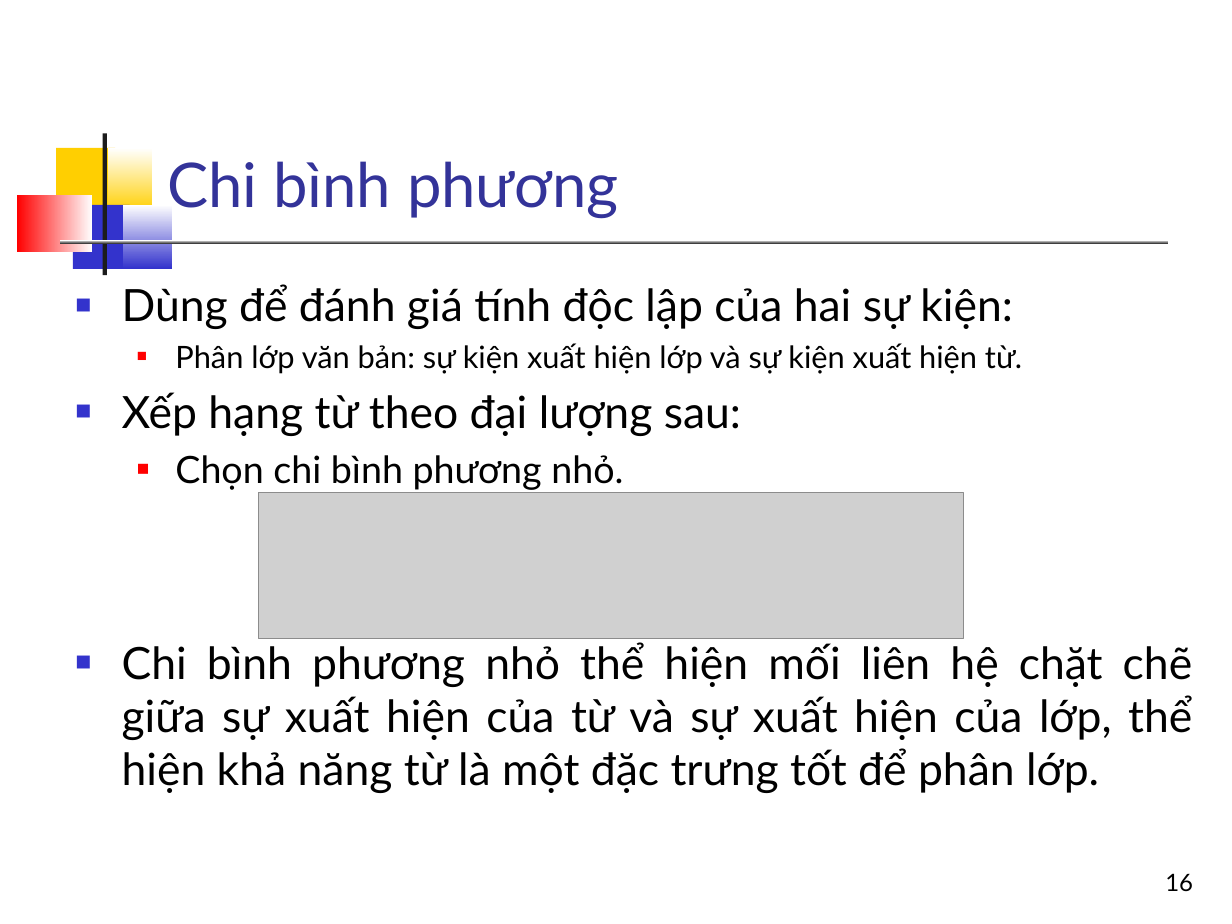
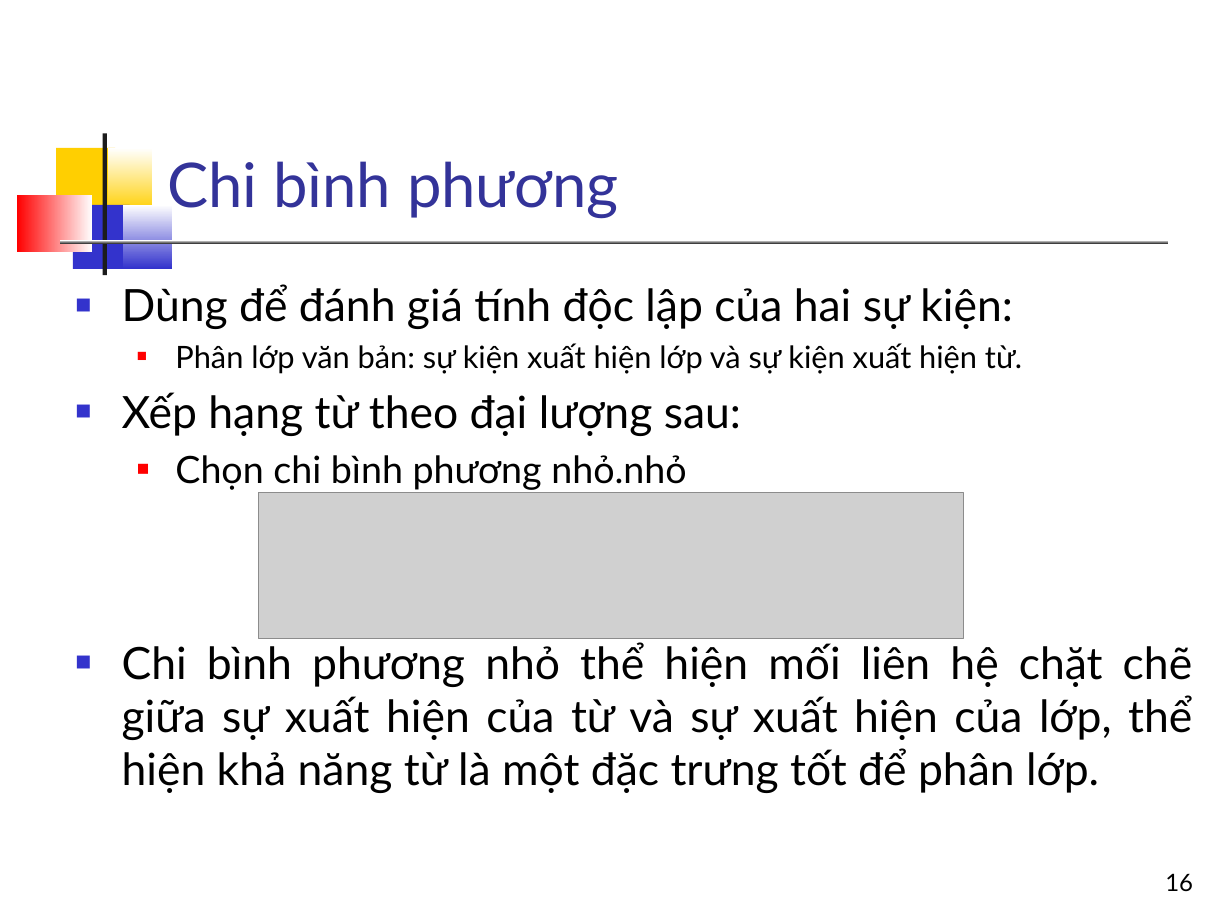
Before and after one commit to bangoc/IT4853, a slide deck: slide 16 of Bai 15 Phan lop van ban_p2.odp. Drawn at 1232x924 pixels with LibreOffice and Linux fonts; fonts in the diff are those of the drawing; grey boxes stand for pictures. Boxes give left, top, right and bottom in pixels: in the first picture for what was removed or moved away, otherwise in the second. Text is boxed around its words. In the diff, an @@ line names an element or a change of style, - is before the commit and + after.

```diff
--- a/Bai 15 Phan lop van ban_p2.odp
+++ b/Bai 15 Phan lop van ban_p2.odp
@@ text at (x1=175, y1=455, x2=686, y2=490): text changed @@
-  ■ Chọn chi bình phương nhỏ.
+  ■ Chọn chi bình phương nhỏ.nhỏ
```
Also in this commit, not shown: 5 other files.
